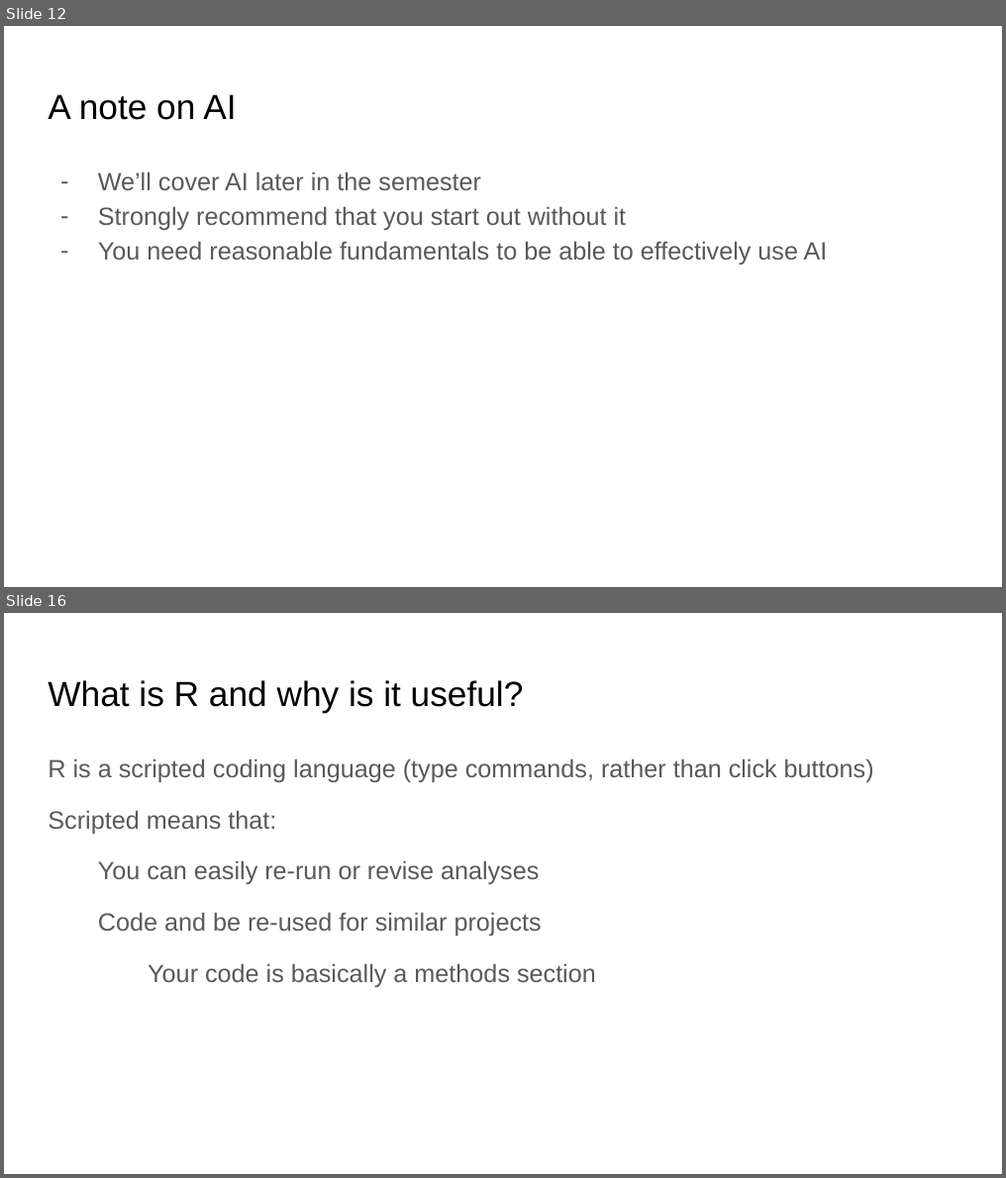
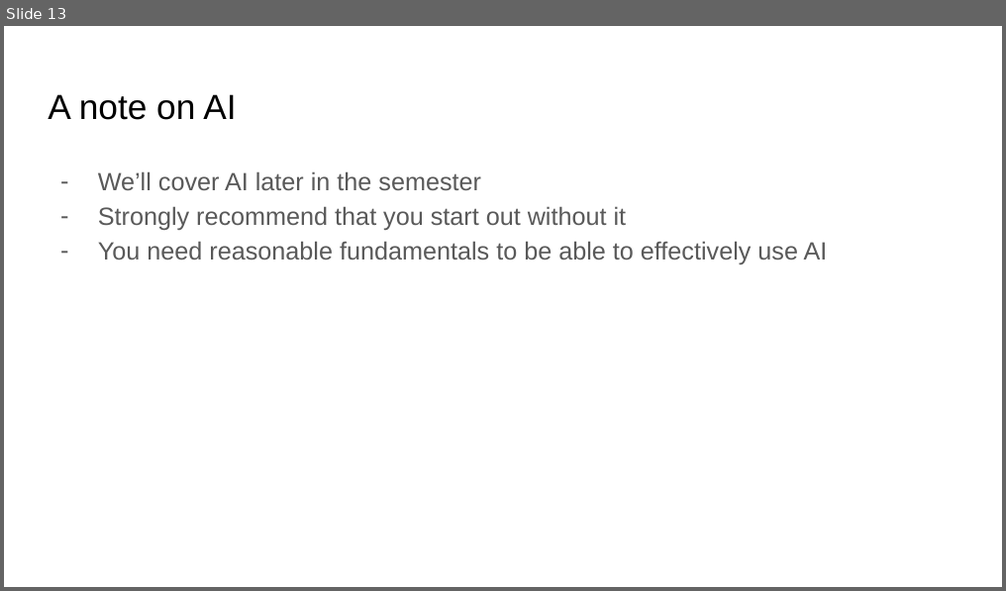
Before and after one commit to bmaitner/biometry_course, a slide deck: lectures/Lecture_01_course_introduction.pptx. Shown one above the other, each under a label of ours: slides 12 and 16 before the commit, slide 13 after it; the slides between them are not shown. The pictures are 1006x1178 and 1006x591 pixels, drawn with LibreOffice and Linux fonts; fonts in the diff are those of the drawing. Boxes give left, top, right and bottom in pixels: in the first picture for what was removed or moved away, otherwise in the second. Text is boxed around its words. In the diff, an @@ line names an element or a change of style, - is before the commit and + after.

```diff
--- a/lectures/Lecture_01_course_introduction.pptx
+++ b/lectures/Lecture_01_course_introduction.pptx
@@ slide 16 removed at bbox=[4, 613, 1002, 1174], background #FFFFFF @@
@@ title removed at bbox=[48, 680, 524, 712] @@
-What is R and why is it useful?
@@ text removed at bbox=[48, 759, 874, 987] @@
-R is a scripted coding language (type commands, rather than click buttons)
-Scripted means that:
-You can easily re-run or revise analyses
-Code and be re-used for similar projects
-Your code is basically a methods section
@@ what was slide 12 is now slide 13 @@
```
Also in this commit, not shown: 19 slides changed, 5 slides added, 3 other slides removed, 1 other file.
